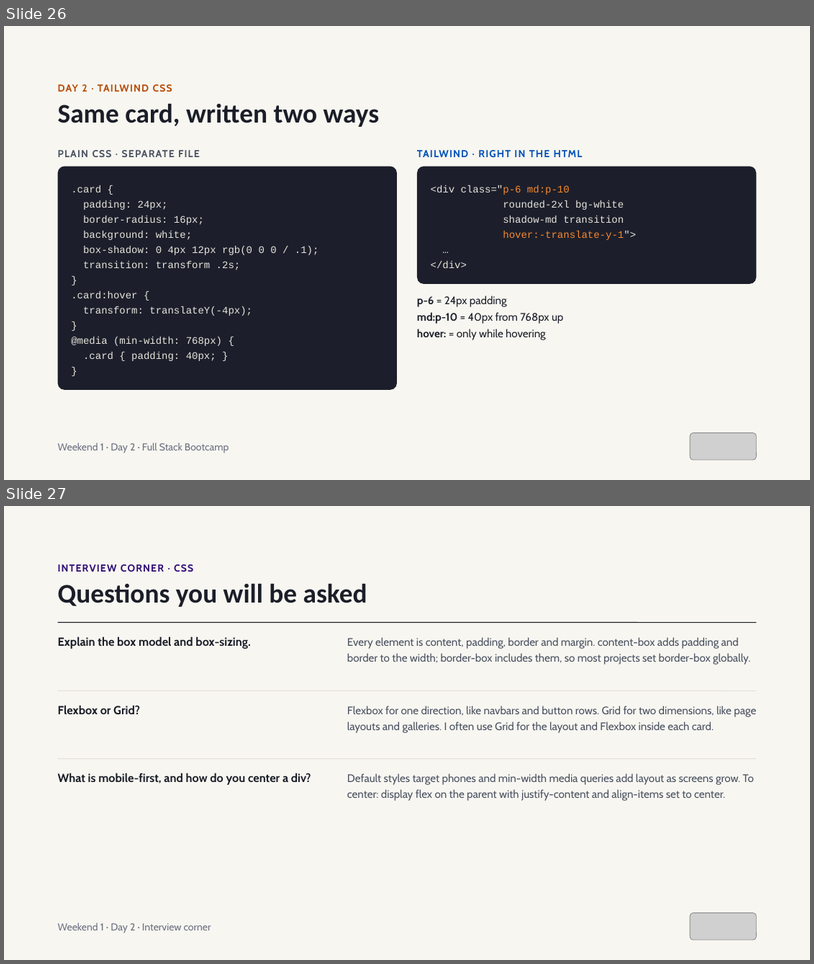
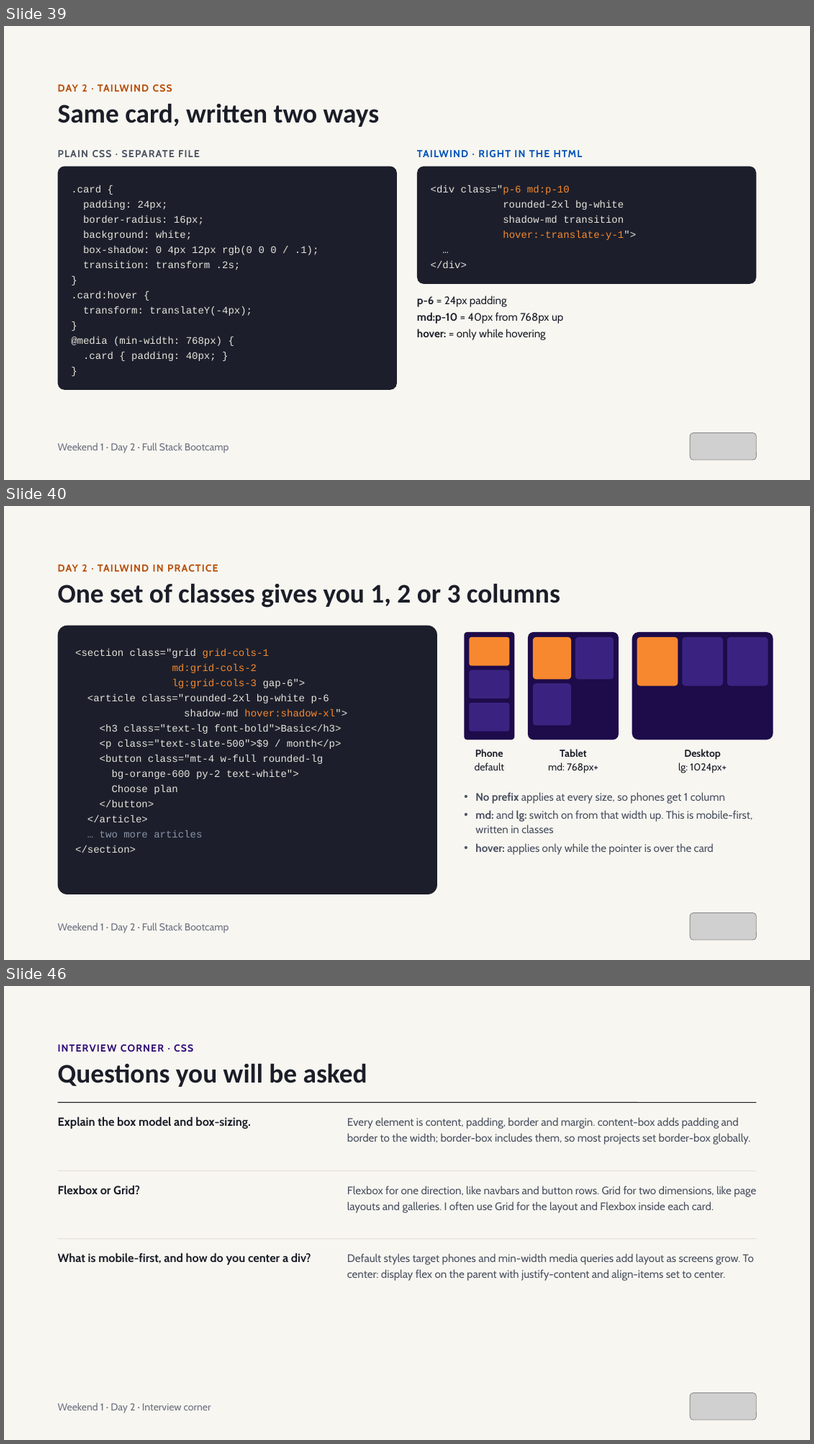
Before and after one commit to Matiz009/web-qi, a slide deck: resources/Weekend 1 — Dev Foundations & Modern Web.pptx. Shown one above the other, each under a label of ours: slides 26 and 27 before the commit, slides 39, 40 and 46 after it; the slides between them are not shown. The pictures are 814x964 and 814x1444 pixels, drawn with LibreOffice and Linux fonts; fonts in the diff are those of the drawing; grey boxes stand for pictures. Boxes give left, top, right and bottom in pixels: in the first picture for what was removed or moved away, otherwise in the second. Text is boxed around its words. In the diff, an @@ line names an element or a change of style, - is before the commit and + after.

```diff
--- a/resources/Weekend 1 — Dev Foundations & Modern Web.pptx
+++ b/resources/Weekend 1 — Dev Foundations & Modern Web.pptx
@@ slide 40 added at (x1=4, y1=506, x2=810, y2=960), background #F7F6F1 @@
@@ text added at (x1=58, y1=564, x2=218, y2=572), 12 pt, text #B84C06, bold @@
+DAY 2 · TAILWIND IN PRACTICE
@@ title added at (x1=58, y1=583, x2=561, y2=608), 32 pt, text #1B1E28, bold @@
+One set of classes gives you 1, 2 or 3 columns
@@ rounded rectangle added at (x1=58, y1=626, x2=437, y2=894), fill #1C1F2B, 12 pt, text #E6E4DC @@
+<section class="grid grid-cols-1
+md:grid-cols-2
+lg:grid-cols-3 gap-6">
+<article class="rounded-2xl bg-white p-6
+shadow-md hover:shadow-xl">
+<h3 class="text-lg font-bold">Basic</h3>
+<p class="text-slate-500">$9 / month</p>
+<button class="mt-4 w-full rounded-lg
+bg-orange-600 py-2 text-white">
+Choose plan
+</button>
+</article>
+… two more articles
+</section>
@@ rounded rectangle added at (x1=464, y1=632, x2=514, y2=739), fill #1D0B4A @@
@@ rounded rectangle added at (x1=528, y1=632, x2=619, y2=739), fill #1D0B4A @@
@@ rounded rectangle added at (x1=633, y1=632, x2=774, y2=739), fill #1D0B4A @@
@@ rounded rectangle added at (x1=469, y1=637, x2=509, y2=666), fill #F7882F @@
@@ rounded rectangle added at (x1=533, y1=637, x2=571, y2=679), fill #F7882F @@
@@ rounded rectangle added at (x1=576, y1=637, x2=614, y2=679), fill #3A2380 @@
@@ rounded rectangle added at (x1=638, y1=637, x2=679, y2=686), fill #F7882F @@
@@ rounded rectangle added at (x1=683, y1=637, x2=724, y2=686), fill #3A2380 @@
@@ rounded rectangle added at (x1=728, y1=637, x2=769, y2=686), fill #3A2380 @@
@@ rounded rectangle added at (x1=469, y1=670, x2=509, y2=698), fill #3A2380 @@
@@ rounded rectangle added at (x1=533, y1=683, x2=571, y2=725), fill #3A2380 @@
@@ rounded rectangle added at (x1=469, y1=703, x2=509, y2=731), fill #3A2380 @@
@@ text added at (x1=475, y1=749, x2=504, y2=770), 12 pt, text #1B1E28 @@
+Phone
+default
@@ text added at (x1=548, y1=749, x2=599, y2=773), 12 pt, text #1B1E28 @@
+Tablet
+md: 768px+
@@ text added at (x1=679, y1=749, x2=727, y2=773), 12 pt, text #1B1E28 @@
+Desktop
+lg: 1024px+
@@ text added at (x1=476, y1=792, x2=753, y2=854), 13 pt, text #4A5160 @@
+• No prefix applies at every size, so phones get 1 column
+• md: and lg: switch on from that width up. This is mobile-first, written in classes
+• hover: applies only while the pointer is over the card
@@ picture added at (x1=691, y1=913, x2=757, y2=939) @@
@@ text added at (x1=58, y1=922, x2=229, y2=933), 12 pt, text #6B7080 @@
+Weekend 1 · Day 2 · Full Stack Bootcamp
@@ what was slide 26 is now slide 39 @@
@@ what was slide 27 is now slide 46 @@
```
Also in this commit, not shown: 10 slides changed, 21 other slides added, 5 other files.
